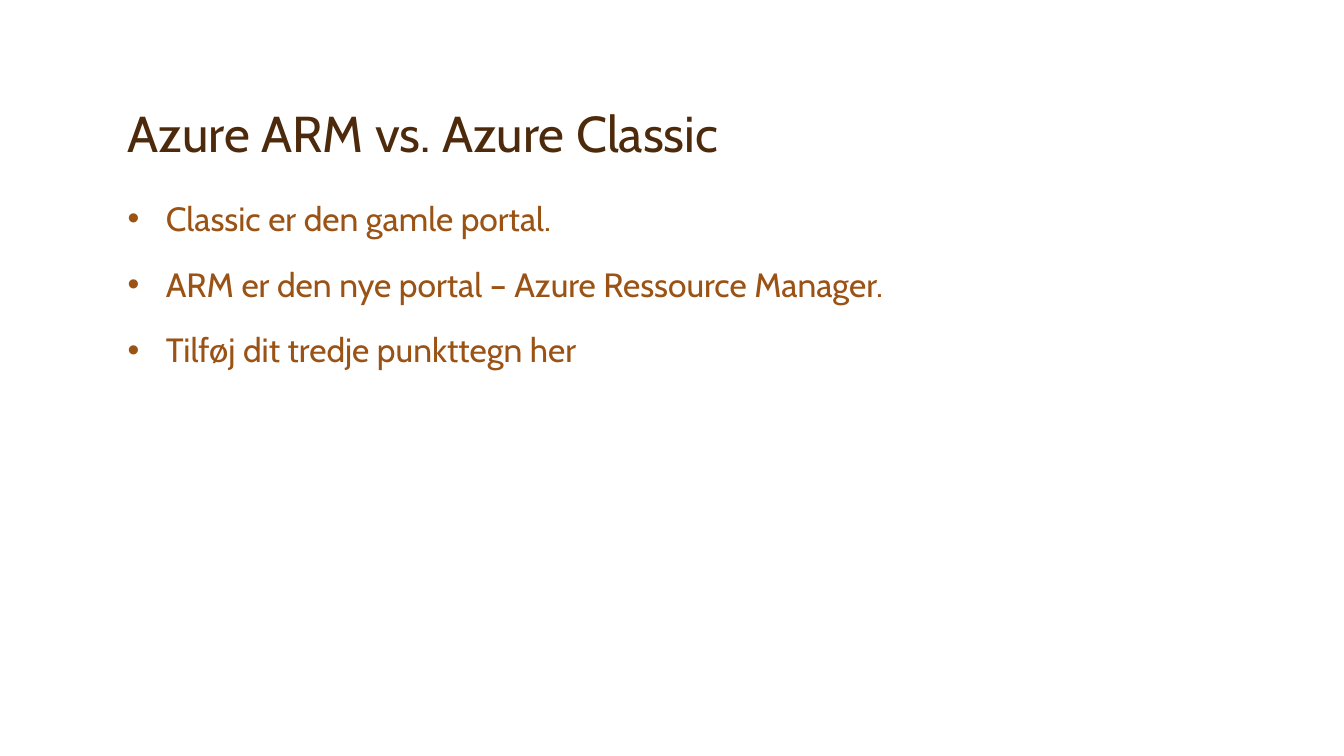
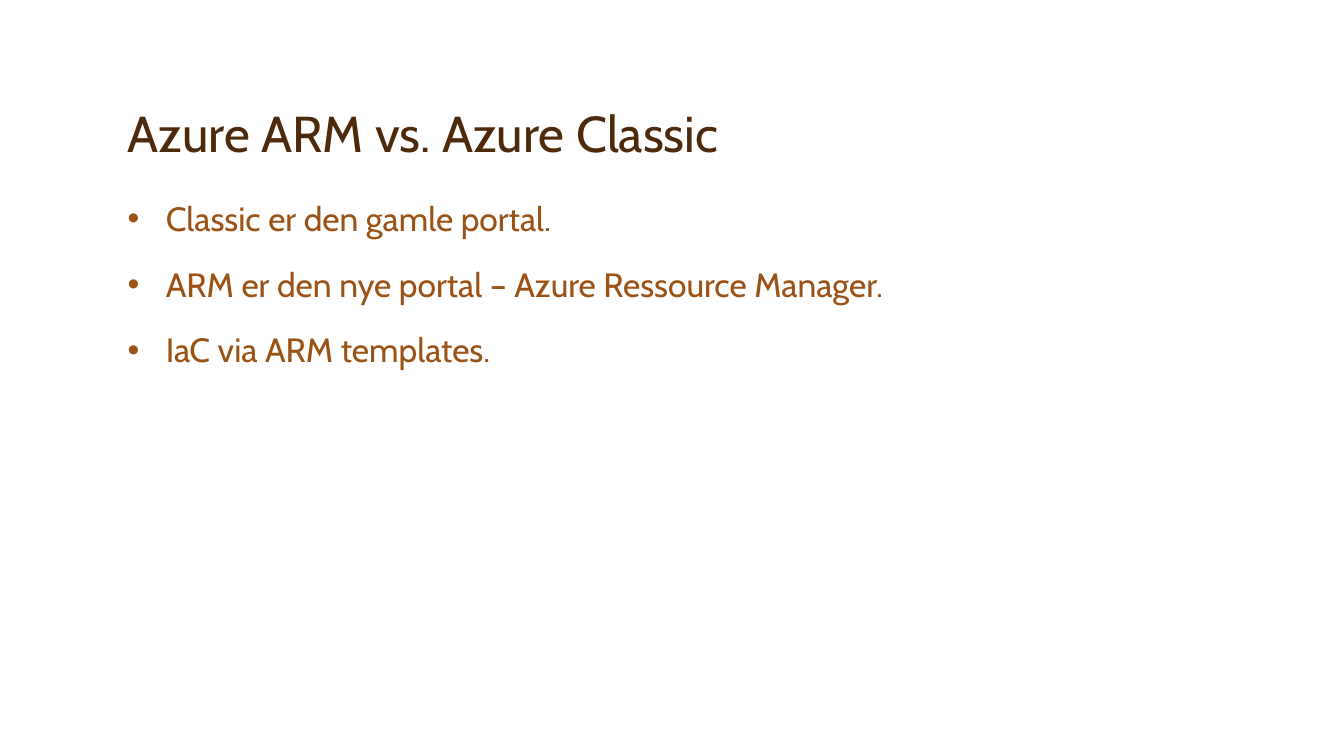
Before and after one commit to SuperJoachim/misc, a slide deck: slide 2 of Intro.pptx. Drawn at 1344x756 pixels with LibreOffice and Linux fonts; fonts in the diff are those of the drawing; background and template pictures are left out. Boxes give left, top, right and bottom in pixels: in the first picture for what was removed or moved away, otherwise in the second. Text is boxed around its words. In the diff, an @@ line names an element or a change of style, - is before the commit and + after.

```diff
--- a/Intro.pptx
+++ b/Intro.pptx
@@ text at <box>166,336,490,370</box>: text changed @@
-• Tilføj dit tredje punkttegn her
+• IaC via ARM templates.
```
Also in this commit, not shown: 1 other slide changed, 1 slide added, 11 slides removed, 2 other files.
